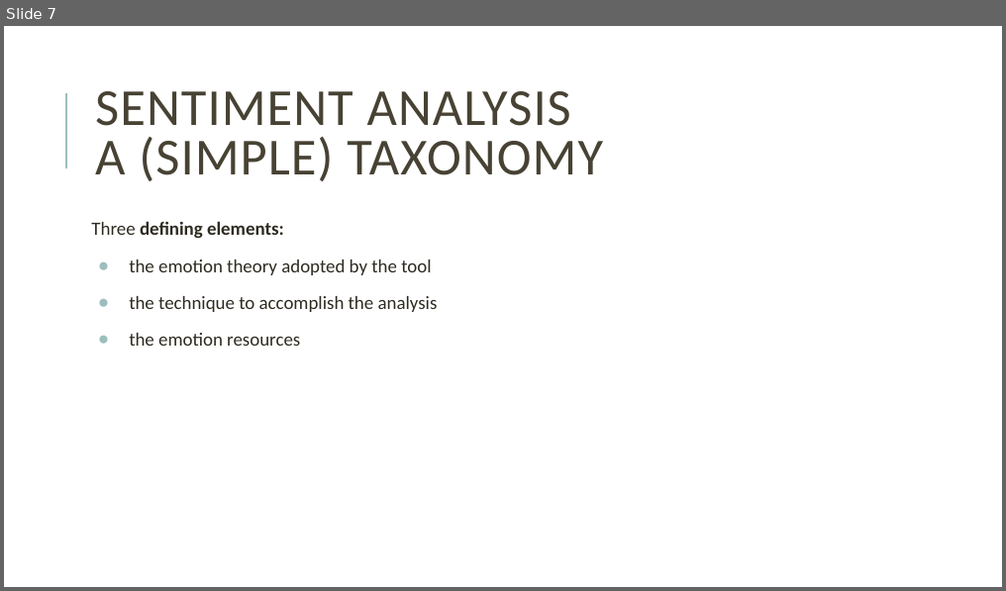
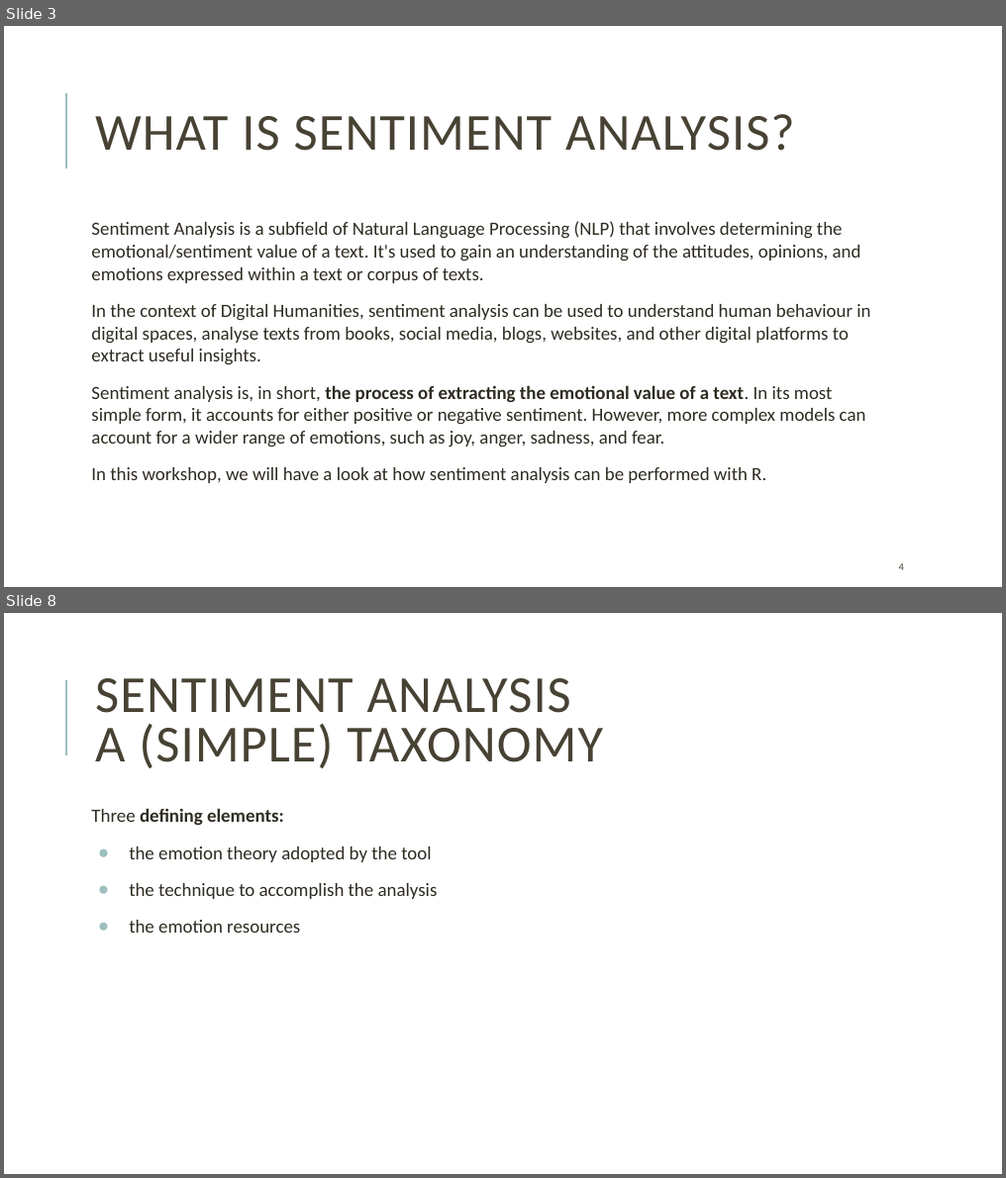
Before and after one commit to giuliagrisot/Sentiment_Analysis_CDH_2023-24, a slide deck: SA.pptx. Shown one above the other, each under a label of ours: slide 7 before the commit, slides 3 and 8 after it; the slides between them are not shown. The pictures are 1006x591 and 1006x1178 pixels, drawn with LibreOffice and Linux fonts; fonts in the diff are those of the drawing. Boxes give left, top, right and bottom in pixels: in the first picture for what was removed or moved away, otherwise in the second. Text is boxed around its words. In the diff, an @@ line names an element or a change of style, - is before the commit and + after.

```diff
--- a/SA.pptx
+++ b/SA.pptx
@@ slide 3 added at [4, 26, 1002, 587], background #FFFFFF; not listed: 1 template element that a slide beside it also shows @@
@@ title added at [95, 114, 795, 151], 50 pt, text #474233 @@
+WHAT IS SENTIMENT ANALYSIS?
@@ text added at [91, 221, 870, 483], 18 pt, text #2E2B21 @@
+Sentiment Analysis is a subfield of Natural Language Processing (NLP) that involves determining the emotional/sentiment value of a text. It's used to gain an understanding of the attitudes, opinions, and emotions expressed within a text or corpus of texts.
+In the context of Digital Humanities, sentiment analysis can be used to understand human behaviour in digital spaces, analyse texts from books, social media, blogs, websites, and other digital platforms to extract useful insights.
+Sentiment analysis is, in short, the process of extracting the emotional value of a text. In its most simple form, it accounts for either positive or negative sentiment. However, more complex models can account for a wider range of emotions, such as joy, anger, sadness, and fear.
+In this workshop, we will have a look at how sentiment analysis can be performed with R.
@@ page number added at [899, 564, 904, 570], 10 pt, text #474233 @@
+4
@@ what was slide 7 is now slide 8 @@
```
Also in this commit, not shown: 3 slides changed, 4 other slides added, 3 slides removed.
